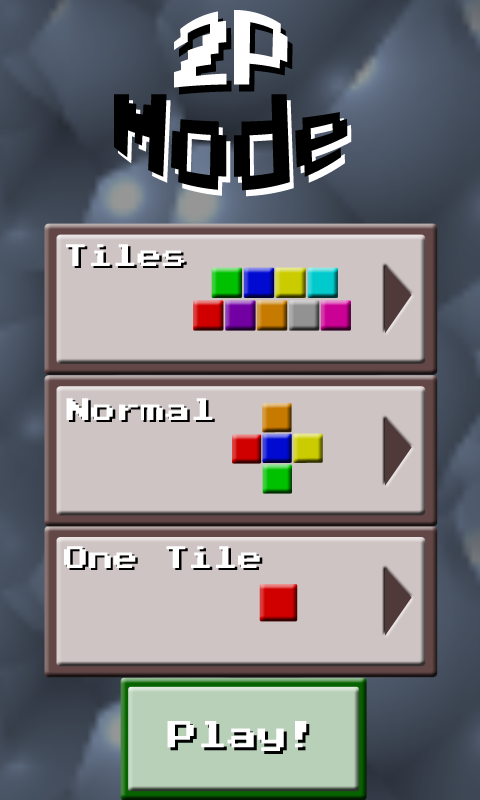
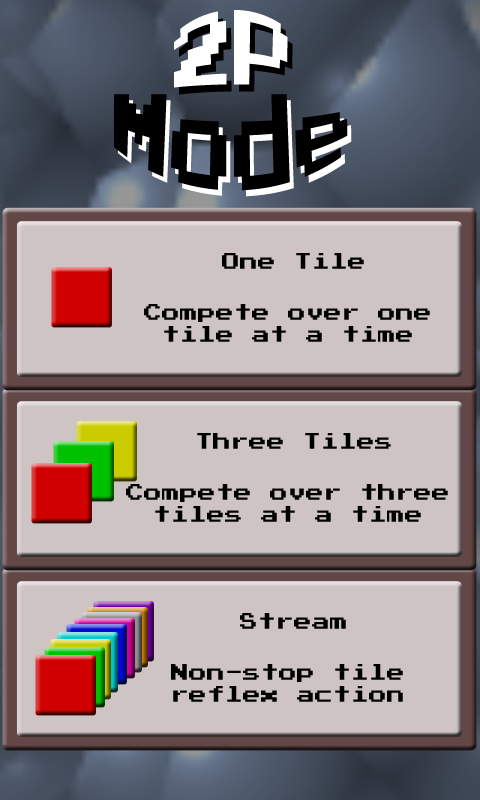
The second (480, 800) image is a revision of the first. Changes to its layers:
removed group "Play" (4 layers) over <box>120,677,367,800</box>
removed group "Difficulty" (1st of 3) (13 layers) over <box>44,375,438,527</box>
added group "One Tile copy 2" with 17 layers above "One Tile copy" over <box>2,207,477,391</box>
moved "One Tile" (in "One Tile copy 2") into group "One Tile copy 2", painted on it over <box>64,253,364,568</box>
removed layer "Shape 1 copy" (3rd of 5, in "One Tile") from group "One Tile" over <box>56,537,426,667</box>
removed layer "Shape 1" (3rd of 5, in "One Tile") from group "One Tile" over <box>44,526,438,678</box>
moved "Tiles" (3rd of 9, in "One Tile copy 2") into group "One Tile copy 2" over <box>51,236,377,362</box>
moved "Shape 2" (1st of 3, in "One Tile copy 2" › "Tiles") into group "Tiles", painted on it over <box>51,267,262,464</box>
hid "Shape 2 copy 4" (1st of 3, in "One Tile copy 2" › "Tiles"), moved it into group "Tiles", painted on it over <box>53,261,292,494</box>
hid "Shape 2 copy 6" (1st of 3, in "One Tile copy 2" › "Tiles"), moved it into group "Tiles", painted on it over <box>76,244,323,463</box>
removed layer "Shape 1 copy" (2nd of 5, in "Theme") from group "Theme" over <box>56,234,426,364</box>
removed layer "Shape 1" (2nd of 5, in "Theme") from group "Theme" over <box>44,223,438,375</box>
removed group "One Tile" (1st of 3) (19 layers) over <box>44,265,464,678</box>
moved "Shape 1 copy" (1st of 3, in "One Tile copy 2") into group "One Tile copy 2", painted on it over <box>16,221,462,516</box>
moved "Shape 1" (1st of 3, in "One Tile copy 2") into group "One Tile copy 2", painted on it over <box>2,207,477,527</box>
removed group "Theme" (15 layers) over <box>44,223,438,375</box>
showed group "One Tile copy" (17 layers) over <box>2,352,477,571</box>
showed group "Stream" (1st of 2) (16 layers) over <box>2,532,477,751</box>
…and 28 more changes (1 added, 9 painted, 18 removed, 5 stack, 9 visibility)
